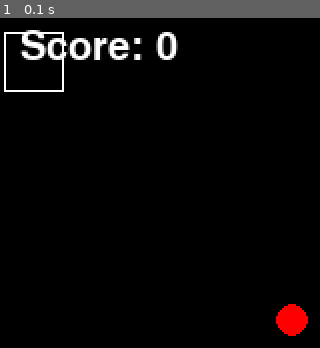
Above: before the commit, frame 1.
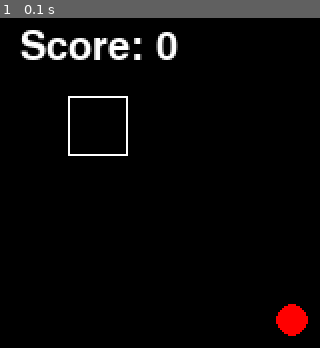
Above: after the commit, the same moment.

Repository: FoRVaiS/3522-assignment-1
Game: pygame game, started from src/cli.py
Two runs of this game, one before a commit and one after it. Both use one fixed random seed, a clock stepped at 60 frames per second and the inputs below.
Inputs:
- Up to frame 1 (0.1 s): no input

The runs differ from the first frame. In frame 1, 0.8% of the frame differs, in the area x 1-40%, y 4-42%.

Commit message:
refactor(objects): allow setting snake x, y on init

Diff:
--- a/src/GameObject.py
+++ b/src/GameObject.py
@@ -43,8 +43,8 @@
 
 
 class Snake(Entity):
-    def __init__(self, length: int) -> None:
-        super().__init__(0, 0, 31, 31)
+    def __init__(self, x: int, y: int, length: int) -> None:
+        super().__init__(x, y, 31, 31)
         self.sprite_component = BoxSpriteComponent(self.transform_component.width, self.transform_component.height, color=(255, 255, 255), outline=True)
         self.add_component(self.sprite_component)
 
@@ -55,9 +55,10 @@
             self.add_segment()
 
     def add_segment(self) -> 'Snake':
-        segment = Snake(0)
-        segment.transform_component.x = self._tail.transform_component.x
-        segment.transform_component.y = self._tail.transform_component.y
+        x = self._tail.transform_component.x
+        y = self._tail.transform_component.y
+
+        segment = Snake(x, y, 0)
         segment.add_component(AiFollowComponent(self._tail))
 
         self._segments.append(segment)
--- a/src/World.py
+++ b/src/World.py
@@ -19,7 +19,10 @@
         self.reset_state()
         event_system = EventSystem(self, self.grid, self.state)
 
-        self.player = Snake(length=0)
+        cell_size = self.grid.get_cell_size()
+
+        # Spawn a player
+        self.player = Snake(cell_size, cell_size, length=0)
         self.player.add_component(PlayerControllerComponent())
         self.add_game_object(self.player)
 
